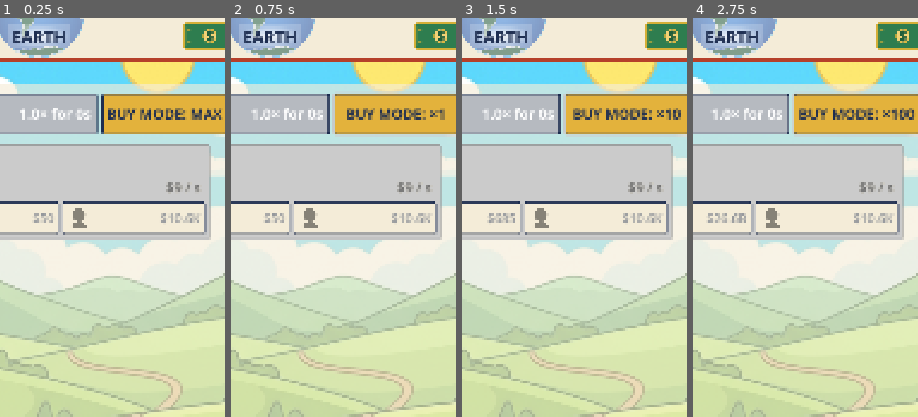
Above: before the commit, frames 1-4 (left to right).
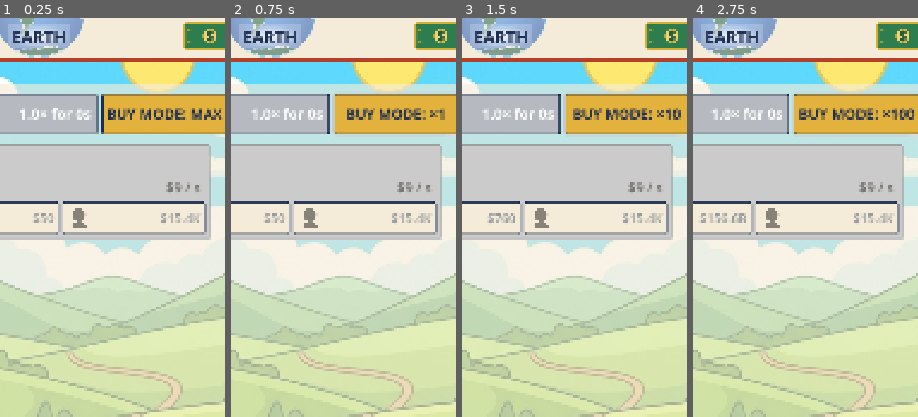
Above: after the commit, the same moments.

Repository: TimGoergen/american-tycoon
Game: Godot game, scene res://Main.tscn
Two runs of this game, one before a commit and one after it. Both use one fixed random seed, a clock stepped at 60 frames per second and the inputs below.
Inputs:
- Up to frame 1 (0.25 s): no input
- Up to frame 2 (0.75 s): click "BUY MODE: MAX" at 0.5 s
- Up to frame 3 (1.5 s): click "BUY MODE: ×1" at 1.25 s
- Up to frame 4 (2.75 s): click "BUY MODE: ×10" at 2 s
The pictures show only the part of the screen within x 41-91%, y 9-59%; the shares and areas given below are measured in that part.

The runs differ from the first frame. In frame 1, less than 0.1% of the frame differs, in the area x 77-86%, y 48-52%; in frame 2, less than 0.1%; in frame 3, 0.2%; in frame 4, 0.2%, in the area x 3-86%, y 48-52%.

Commit message:
Bake pace-study candidate C: cycles compressed to a 60s top, r0 1.07 -> 1.09
Tim's pick from the study table. Two changes, one per clock:

Feedback clock: the 12 Earth base cycles are compressed by a geometric taper -
tier 1 unchanged (0.54s), tier 12 exactly 272s -> 60s, intermediate tiers
scaled by (60/272)^(k/11). Strictly income-neutral: each tier's
base_income_per_unit is scaled by the same factor, so per-tier income/sec (and
the tuned epoch/Legacy pacing) is untouched - verified by the sim ladder table
(income/sec identical, ~5x steps intact) and by the study's First Contact
landing at ~21:57 before and after. This reverses the 2026-06-22/25 cycle
stretch, which slowed the wrong clock.

Progression clock: r0 1.07 -> 1.09 on all 17 rungs - roughly doubles the
mid-game gap between meaningful purchases (and will bite harder on device than
in the frenzy-saturated sim). Study caveat recorded in the docs: cost
steepening cannot slow the macro arc (income is self-funding exponential; the
epoch wall is earnings-gated) - if the game still progresses too fast on
device, the next lever is income-side.

Docs synced: GDD 4 (pace-pass note) + 14 (r0 guardrail partial-progress note),
Spec 3.2 (live r0) + 3.3 (compression note), plan doc marked DONE.

Verified: editor import clean (no project.godot churn), EpochTest ALL PASS,
Sim waterfall + dynasty round-trip PASS, Main 150-frame boot clean.

Co-Authored-By: Claude Fable 5 <noreply@anthropic.com>
Claude-Session: https://claude.ai/code/session_01V2mTLbKztKGNf3y2Xw5aUW

Diff:
--- a/game/config/properties/01_atm.tres
+++ b/game/config/properties/01_atm.tres
@@ -7,7 +7,7 @@
 property_id = 1
 display_name = "ATM"
 base_cost = 50.0
-r0 = 1.07
+r0 = 1.09
 base_income_per_unit = 5.0
 base_cycle_length = 0.54
 staffer_name = "ATM Technician"
--- a/game/config/properties/02_money_tree.tres
+++ b/game/config/properties/02_money_tree.tres
@@ -7,8 +7,8 @@
 property_id = 2
 display_name = "Money Tree"
 base_cost = 350.0
-r0 = 1.07
-base_income_per_unit = 90.0
-base_cycle_length = 2.025
+r0 = 1.09
+base_income_per_unit = 78.45
+base_cycle_length = 1.765
 staffer_name = "Botanical Manager"
 accent_color = Color(0.310, 0.510, 0.345, 1)
--- a/game/config/properties/03_nfts.tres
+++ b/game/config/properties/03_nfts.tres
@@ -7,8 +7,8 @@
 property_id = 3
 display_name = "NFTs"
 base_cost = 2500.0
-r0 = 1.07
-base_income_per_unit = 900.0
-base_cycle_length = 4.05
+r0 = 1.09
+base_income_per_unit = 683.74
+base_cycle_length = 3.077
 staffer_name = "NFT Community Manager"
 accent_color = Color(0.451, 0.353, 0.580, 1)
--- a/game/config/properties/04_tax_increment_financing.tres
+++ b/game/config/properties/04_tax_increment_financing.tres
@@ -7,8 +7,8 @@
 property_id = 4
 display_name = "Tax Increment Financing"
 base_cost = 17500.0
-r0 = 1.07
-base_income_per_unit = 7500.0
-base_cycle_length = 6.75
+r0 = 1.09
+base_income_per_unit = 4966.0
+base_cycle_length = 4.47
 staffer_name = "Tax Strategist"
 accent_color = Color(0.490, 0.490, 0.290, 1)
--- a/game/config/properties/05_cross_border_distribution.tres
+++ b/game/config/properties/05_cross_border_distribution.tres
@@ -7,8 +7,8 @@
 property_id = 5
 display_name = "Cross Border Distribution"
 base_cost = 120000.0
-r0 = 1.07
-base_income_per_unit = 60000.0
-base_cycle_length = 10.8
+r0 = 1.09
+base_income_per_unit = 34630.0
+base_cycle_length = 6.233
 staffer_name = "Logistics Director"
 accent_color = Color(0.231, 0.510, 0.510, 1)
--- a/game/config/properties/06_money_laundering.tres
+++ b/game/config/properties/06_money_laundering.tres
@@ -7,8 +7,8 @@
 property_id = 6
 display_name = "Money Laundering"
 base_cost = 850000.0
-r0 = 1.07
-base_income_per_unit = 450000.0
-base_cycle_length = 16.2
+r0 = 1.09
+base_income_per_unit = 226381.0
+base_cycle_length = 8.15
 staffer_name = "Freshness Consultant"
 accent_color = Color(0.353, 0.498, 0.541, 1)
--- a/game/config/properties/07_day_trading.tres
+++ b/game/config/properties/07_day_trading.tres
@@ -7,8 +7,8 @@
 property_id = 7
 display_name = "Day Trading"
 base_cost = 6000000.0
-r0 = 1.07
-base_income_per_unit = 3611111.0
-base_cycle_length = 26.0
+r0 = 1.09
+base_income_per_unit = 1583415.0
+base_cycle_length = 11.401
 staffer_name = "Portfolio Analyst"
 accent_color = Color(0.710, 0.251, 0.165, 1)
--- a/game/config/properties/08_flipping_houses.tres
+++ b/game/config/properties/08_flipping_houses.tres
@@ -7,8 +7,8 @@
 property_id = 8
 display_name = "Flipping Houses"
 base_cost = 42000000.0
-r0 = 1.07
-base_income_per_unit = 27609427.0
-base_cycle_length = 41.0
+r0 = 1.09
+base_income_per_unit = 10552056.0
+base_cycle_length = 15.67
 staffer_name = "Property Manager"
 accent_color = Color(0.671, 0.388, 0.290, 1)
--- a/game/config/properties/09_multi_level_marketing.tres
+++ b/game/config/properties/09_multi_level_marketing.tres
@@ -7,8 +7,8 @@
 property_id = 9
 display_name = "Multi Level Marketing"
 base_cost = 290000000.0
-r0 = 1.07
-base_income_per_unit = 244444444.0
-base_cycle_length = 66.0
+r0 = 1.09
+base_income_per_unit = 81430202.0
+base_cycle_length = 21.986
 staffer_name = "Downline Coordinator"
 accent_color = Color(0.667, 0.310, 0.439, 1)
--- a/game/config/properties/10_hedge_fund.tres
+++ b/game/config/properties/10_hedge_fund.tres
@@ -7,8 +7,8 @@
 property_id = 10
 display_name = "Hedge Fund"
 base_cost = 2000000000.0
-r0 = 1.07
-base_income_per_unit = 1962962963.0
-base_cycle_length = 106.0
+r0 = 1.09
+base_income_per_unit = 569958344.0
+base_cycle_length = 30.778
 staffer_name = "Fund Administrator"
 accent_color = Color(0.180, 0.388, 0.282, 1)
--- a/game/config/properties/11_legislative_assets.tres
+++ b/game/config/properties/11_legislative_assets.tres
@@ -7,8 +7,8 @@
 property_id = 11
 display_name = "Legislative Assets"
 base_cost = 14000000000.0
-r0 = 1.07
-base_income_per_unit = 15111111252.0
-base_cycle_length = 170.0
+r0 = 1.09
+base_income_per_unit = 3824309933.0
+base_cycle_length = 43.023
 staffer_name = "Lobbyist"
 accent_color = Color(0.722, 0.553, 0.224, 1)
--- a/game/config/properties/12_executive_assets.tres
+++ b/game/config/properties/12_executive_assets.tres
@@ -7,8 +7,8 @@
 property_id = 12
 display_name = "Executive Assets"
 base_cost = 100000000000.0
-r0 = 1.07
-base_income_per_unit = 134320987654.0
-base_cycle_length = 272.0
+r0 = 1.09
+base_income_per_unit = 29629629630.0
+base_cycle_length = 60.0
 staffer_name = "Chief of Staff"
 accent_color = Color(0.451, 0.180, 0.243, 1)
--- a/game/config/properties/13_photon_exchange.tres
+++ b/game/config/properties/13_photon_exchange.tres
@@ -8,7 +8,7 @@
 display_name = "Photon Exchange"
 unlock_tier = 2
 base_cost = 24000000000000.0
-r0 = 1.07
+r0 = 1.09
 base_income_per_unit = 4029629629620.0
 base_cycle_length = 260.0
 staffer_name = "Photon Exchange Director"
--- a/game/config/properties/14_data_foundry.tres
+++ b/game/config/properties/14_data_foundry.tres
@@ -8,7 +8,7 @@
 display_name = "Data Foundry"
 unlock_tier = 3
 base_cost = 720000000000000.0
-r0 = 1.07
+r0 = 1.09
 base_income_per_unit = 120888888888600.0
 base_cycle_length = 250.0
 staffer_name = "Foundry Core"
--- a/game/config/properties/15_spore_bank.tres
+++ b/game/config/properties/15_spore_bank.tres
@@ -8,7 +8,7 @@
 display_name = "Spore Bank"
 unlock_tier = 4
 base_cost = 21600000000000000.0
-r0 = 1.07
+r0 = 1.09
 base_income_per_unit = 3626666666658000.0
 base_cycle_length = 240.0
 staffer_name = "Spore Banker"
--- a/game/config/properties/16_prism_vault.tres
+++ b/game/config/properties/16_prism_vault.tres
@@ -8,7 +8,7 @@
 display_name = "Prism Vault"
 unlock_tier = 5
 base_cost = 648000000000000000.0
-r0 = 1.07
+r0 = 1.09
 base_income_per_unit = 108799999999740000.0
 base_cycle_length = 230.0
 staffer_name = "Prism Vault Keeper"
--- a/game/config/properties/17_time_bank.tres
+++ b/game/config/properties/17_time_bank.tres
@@ -8,7 +8,7 @@
 display_name = "Time Bank"
 unlock_tier = 6
 base_cost = 19440000000000000000.0
-r0 = 1.07
+r0 = 1.09
 base_income_per_unit = 3263999999992200000.0
 base_cycle_length = 220.0
 staffer_name = "Time Banker"
Not shown, added: game/sim/PaceStudy.gd.uid
Not shown, changed: Plans/Core_Pace_Study.md
Not shown, changed: docs/American_Tycoon_GDD_v0_2.md
Not shown, changed: docs/American_Tycoon_Mechanics_Spec_v0_1.md
